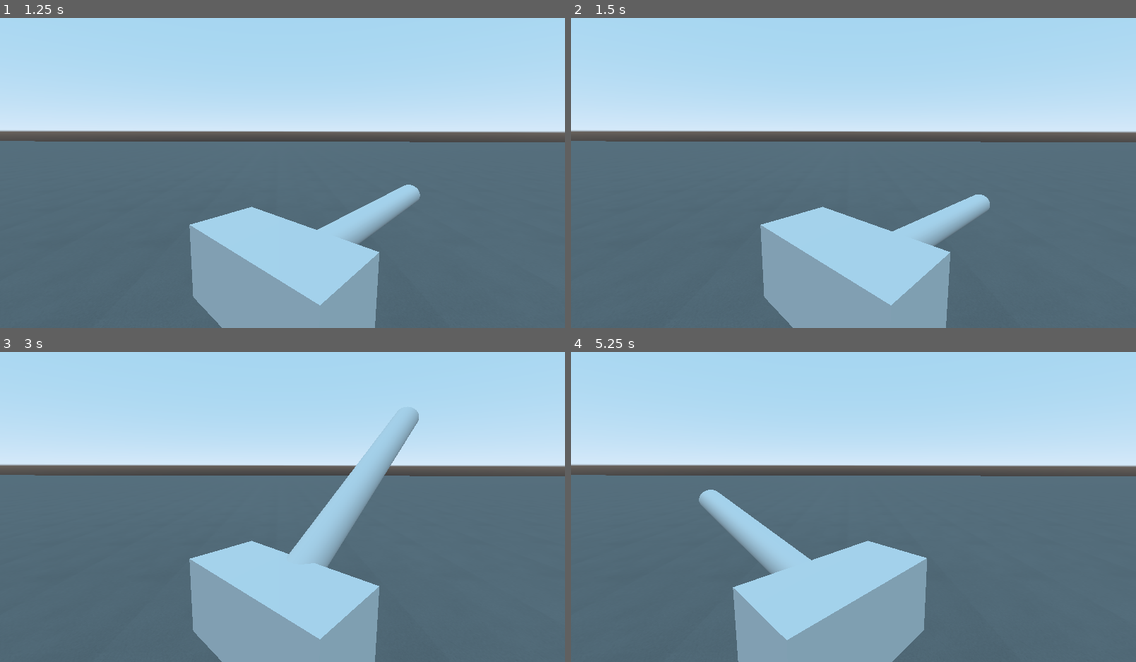
Above: before the commit, frames 1-4 (two rows, left to right).
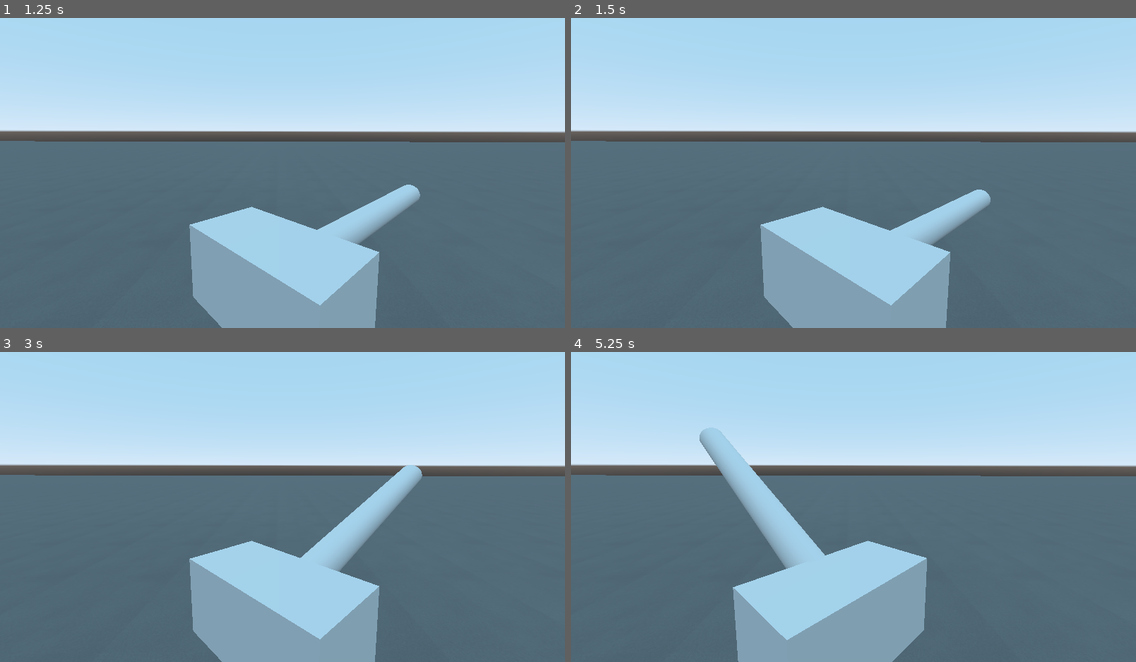
Above: after the commit, the same moments.

Repository: KSztusio/godota-gra
Game: Godot game, scene res://lvl.tscn
Same seed, same stepped clock (60 frames per second), same inputs: the game is played once before the commit and once after it.
Inputs (mouse positions are in pixels of both pictures, inside the frame that each line leads up to):
- Up to frame 1 (1.25 s): tap Enter at 0.5 s; move the mouse to (406, 145) at 0.52 s; hold D (right) from 0.53 s (still down)
- Up to frame 2 (1.5 s): tap Space at 1.25 s; move the mouse to (740, 179) at 1.27 s; release D (right) at 1.28 s; hold S (down) from 1.28 s (still down)
- Up to frame 3 (3 s): tap Enter at 2 s; move the mouse to (339, 423) at 2.02 s; release S (down) at 2.03 s; hold D (right) 2.03-2.78 s; tap Space at 2.75 s; move the mouse to (254, 562) at 2.77 s; hold W (up) from 2.78 s (still down)
- Up to frame 4 (5.25 s): move the mouse to (1023, 547) at 3.52 s; release W (up) at 3.53 s; hold A (left) 3.53-5.03 s; move the mouse to (684, 448) at 4.27 s; tap Enter at 5 s; move the mouse to (881, 497) at 5.02 s; hold S (down) from 5.03 s (still down)

Frame 1 is identical in both runs. In frame 2, 0.4% of the frame differs, in the area x 56-75%, y 55-74%; in frame 3, 4.3%, in the area x 51-75%, y 18-71%; in frame 4, 4.0%.

Commit message:
added max_rotation speed to calculate rotation

Diff:
--- a/Scenes/Artilery.gd
+++ b/Scenes/Artilery.gd
@@ -1,6 +1,6 @@
 extends KinematicBody
 
-export var max_rotation_speed = 50
+export var max_rotation_speed = .5
 export var drag = 4.0
 
 func _process(delta):
@@ -14,6 +14,6 @@
 	if Input.get_action_strength("right") > 0 and rotation_degrees.y > -45:
 		rotate_y(PI * delta*-1)
 	if Input.get_action_strength("up") > 0 and $"oś/KinematicBody".rotation_degrees.z < 45:
-		$"oś/KinematicBody".rotate_z(PI * delta)
+		$"oś/KinematicBody".rotate_z(PI * delta*max_rotation_speed)
 	if Input.get_action_strength("down") > 0 and $"oś/KinematicBody".rotation_degrees.z > 0:
-		$"oś/KinematicBody".rotate_z(PI * delta*-1)
+		$"oś/KinematicBody".rotate_z(PI * delta*-1*max_rotation_speed)
